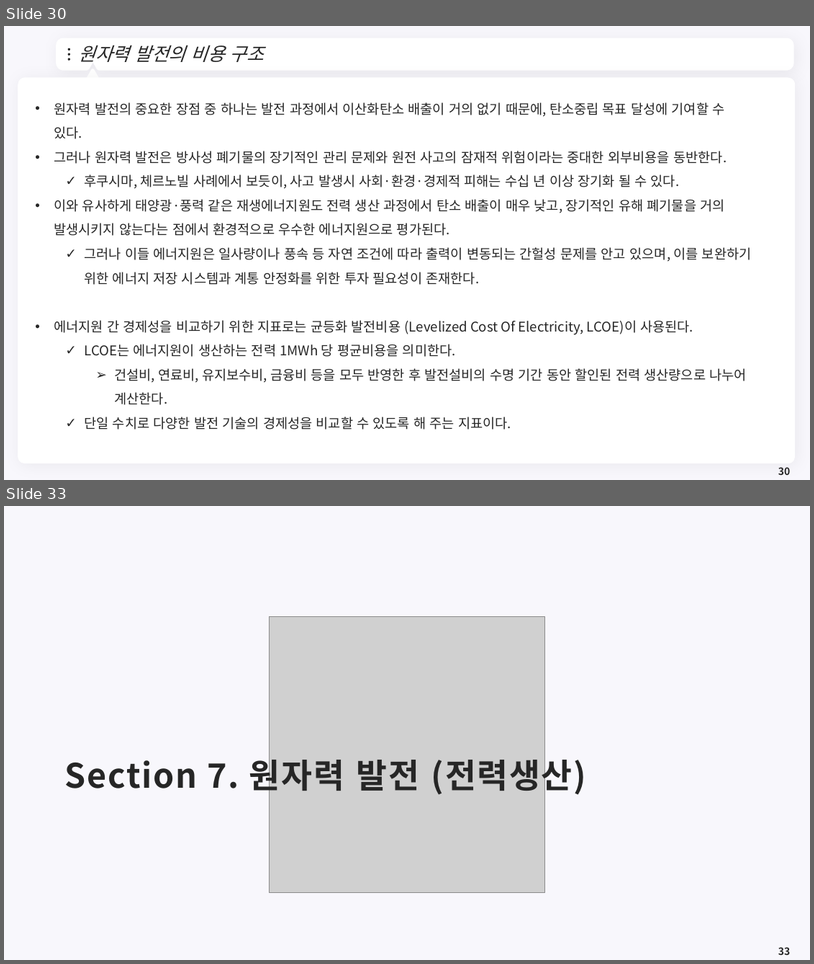
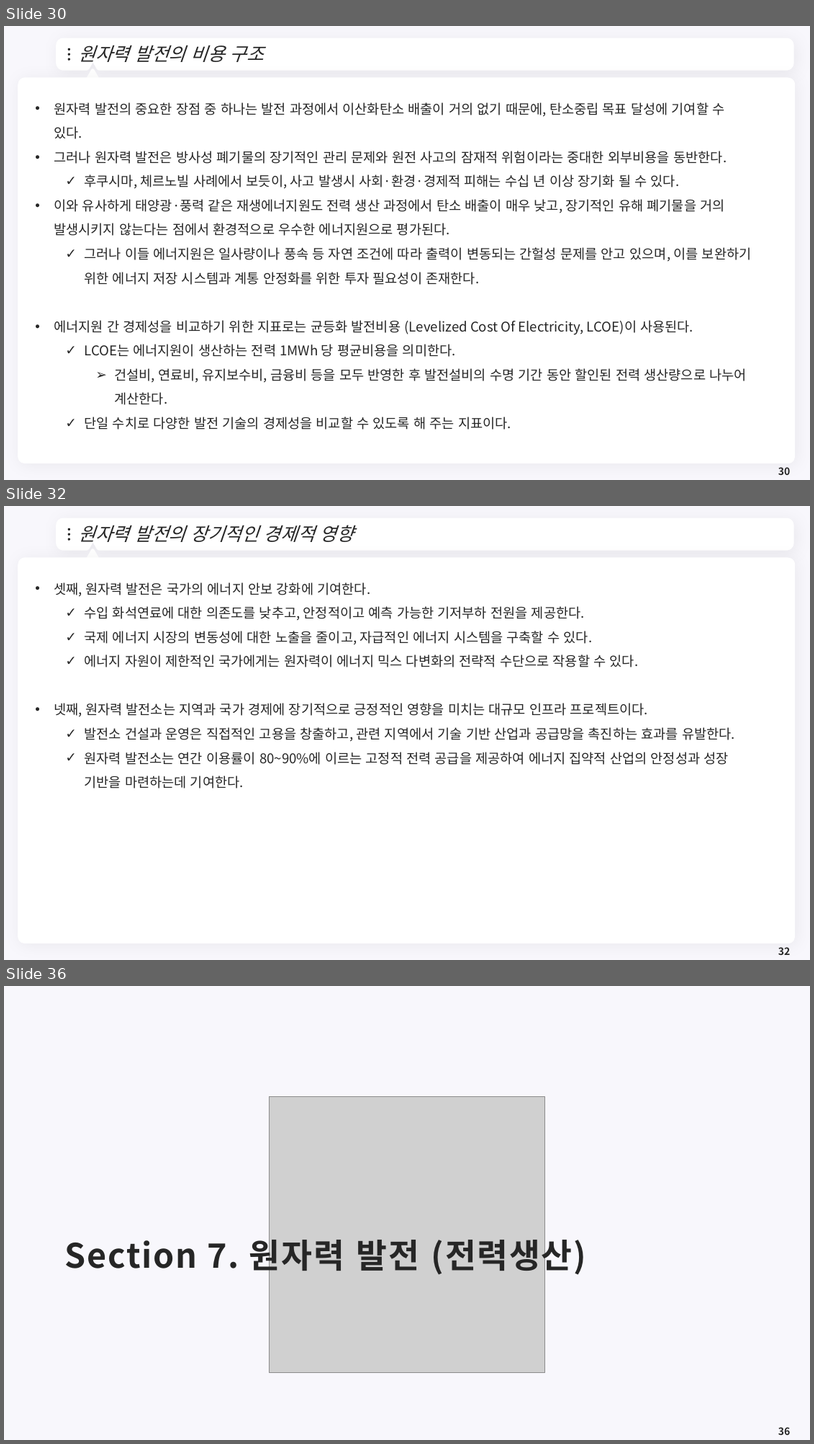
Before and after one commit to meandthey/Teaching, a slide deck: 에너지경제학/자원에너지경제학_Chapter_4 (원자력).pptx. Shown one above the other, each under a label of ours: slides 30 and 33 before the commit, slides 30, 32 and 36 after it; the slides between them are not shown. The pictures are 814x964 and 814x1444 pixels, drawn with LibreOffice and Linux fonts; fonts in the diff are those of the drawing; grey boxes stand for pictures; background and template pictures are left out. Boxes give left, top, right and bottom in pixels: in the first picture for what was removed or moved away, otherwise in the second. Text is boxed around its words. In the diff, an @@ line names an element or a change of style, - is before the commit and + after.

```diff
--- a/에너지경제학/자원에너지경제학_Chapter_4 (원자력).pptx
+++ b/에너지경제학/자원에너지경제학_Chapter_4 (원자력).pptx
@@ slide 32 added at box(4, 506, 810, 960), background #F8F7FC; not listed: 7 template elements that a slide beside it also shows @@
@@ title added at box(79, 525, 354, 542), 22 pt, text #262626, italic @@
+원자력 발전의 장기적인 경제적 영향
@@ text added at box(54, 582, 736, 788), 16 pt, text #262626 @@
+• 셋째, 원자력 발전은 국가의 에너지 안보 강화에 기여한다.
+  ✓ 수입 화석연료에 대한 의존도를 낮추고, 안정적이고 예측 가능한 기저부하 전원을 제공한다.
+  ✓ 국제 에너지 시장의 변동성에 대한 노출을 줄이고, 자급적인 에너지 시스템을 구축할 수 있다.
+  ✓ 에너지 자원이 제한적인 국가에게는 원자력이 에너지 믹스 다변화의 전략적 수단으로 작용할 수 있다.
+• 넷째, 원자력 발전소는 지역과 국가 경제에 장기적으로 긍정적인 영향을 미치는 대규모 인프라 프로젝트이다.
+  ✓ 발전소 건설과 운영은 직접적인 고용을 창출하고, 관련 지역에서 기술 기반 산업과 공급망을 촉진하는 효과를 유발한다.
+  ✓ 원자력 발전소는 연간 이용률이 80~90%에 이르는 고정적 전력 공급을 제공하여 에너지 집약적 산업의 안정성과 성장 기반을 마련하는데 기여한다.
@@ page number added at box(779, 947, 790, 955), 12 pt, text #262626, bold @@
+32
@@ what was slide 33 is now slide 36 @@
@@ page number at box(779, 1427, 790, 1435): text changed @@
-33
+36
```
Also in this commit, not shown: 2 slides changed, 2 other slides added.
